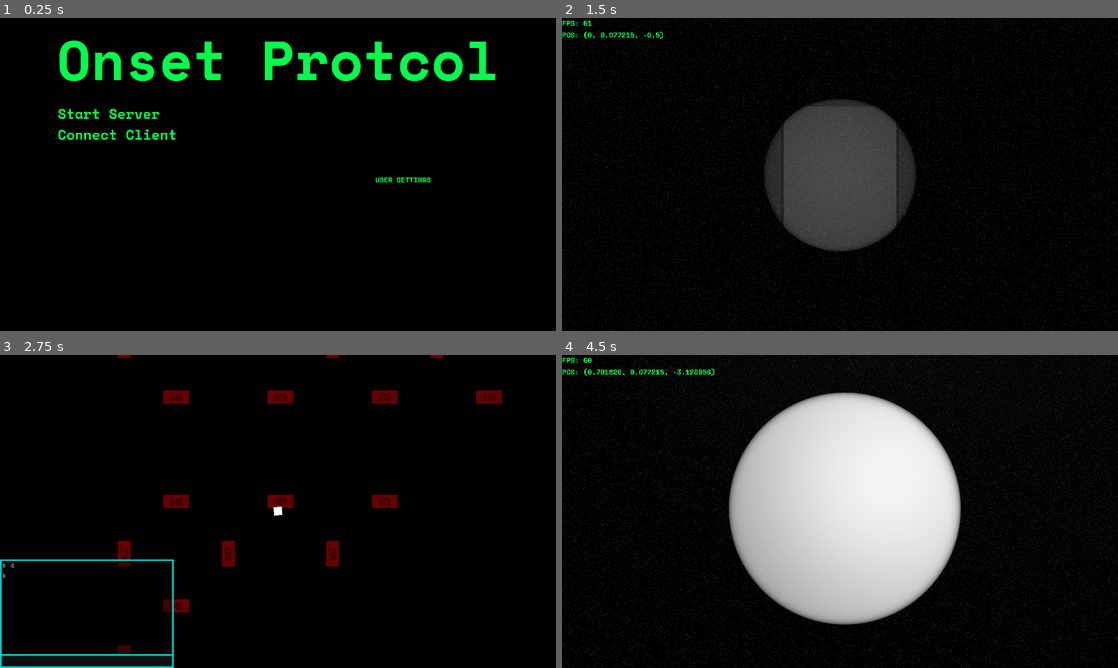
Above: before the commit, frames 1-4 (two rows, left to right).
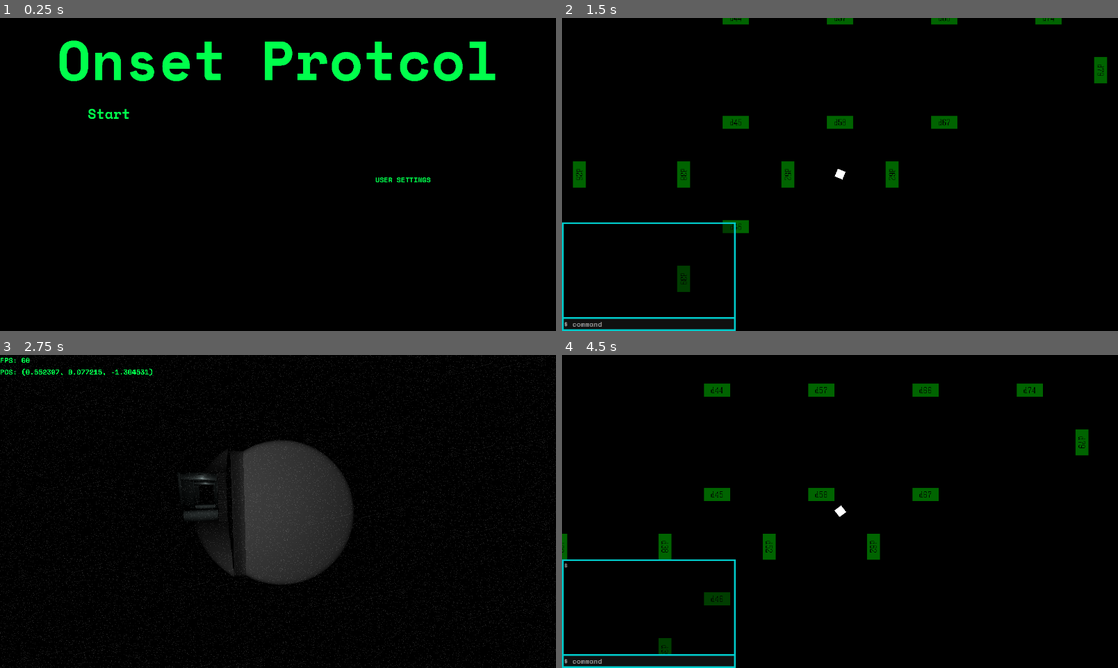
Above: after the commit, the same moments.

Repository: sirarandor/onset-protocol
Game: Godot game, scene res://scenes/base/Main.tscn
Two runs of this game, one before a commit and one after it. Both use one fixed random seed, a clock stepped at 60 frames per second and the inputs below.
Inputs (mouse positions are in pixels of both pictures, inside the frame that each line leads up to):
- Up to frame 1 (0.25 s): no input
- Up to frame 2 (1.5 s): click "Start Server" (after the commit: "Start") at 0.5 s; tap Enter (ui_accept) at 1.25 s; move the mouse to (867, 174) at 1.27 s; hold Up (ui_up) from 1.28 s (still down); hold Tab (onset_showsystem) from 1.28 s (still down)
- Up to frame 3 (2.75 s): keep holding Up (ui_up); tap Enter (ui_accept) at 1.52, 2.27 s; move the mouse to (250, 511) at 2.02 s; release Tab (onset_showsystem) at 2.03 s; tap Tab (onset_showsystem) at 2.1 s
- Up to frame 4 (4.5 s): move the mouse to (895, 442) at 2.77 s; release Up (ui_up) at 2.78 s; hold Right (ui_right) 2.78-3.53 s; hold Tab (onset_showsystem) 2.78-3.53 s; move the mouse to (834, 517) at 3.52 s; hold Up (ui_up) 3.53-4.28 s; tap Tab (onset_showsystem) at 3.6 s; tap Enter (ui_accept) at 3.77 s; move the mouse to (1006, 558) at 4.27 s; hold Left (ui_left) from 4.28 s (still down); hold Tab (onset_showsystem) from 4.28 s (still down)

The runs differ from the first frame. In frame 1, 0.6% of the frame differs, in the area x 10-32%, y 28-39%; in frame 2, 16%; in frame 3, 15%; in frame 4, 30%, in the area x 0-100%, y 0-100%.

Commit message:
Fixed menu, made all doors spawn open, improved player system

Diff:
--- a/scenes/base/Menu.tscn
+++ b/scenes/base/Menu.tscn
@@ -35,9 +35,11 @@
 offset_bottom = 54.0
 grow_vertical = 0
 theme_override_font_sizes/font_size = 32
-text = "Start Server"
+text = "Start
+"
 
 [node name="ConnectClient" type="Button" parent="Label"]
+visible = false
 layout_mode = 1
 anchors_preset = 2
 anchor_top = 1.0
--- a/scenes/living/Player/player.tscn
+++ b/scenes/living/Player/player.tscn
@@ -500,6 +500,7 @@
 title = "SYSTEM"
 initial_position = 1
 size = Vector2i(1280, 720)
+visible = false
 exclusive = true
 unresizable = true
 content_scale_mode = 1
@@ -556,7 +557,7 @@
 grow_horizontal = 2
 grow_vertical = 0
 theme_override_font_sizes/font_size = 16
-text = "4"
+placeholder_text = "$ command"
 max_length = 64
 
 [node name="TextEdit" type="TextEdit" parent="HUD/Window/System/Terminal"]
@@ -584,7 +585,7 @@
 offset_bottom = 40.0
 
 [node name="SubViewport" type="SubViewport" parent="."]
-size = Vector2i(1080, 720)
+size = Vector2i(1280, 720)
 
 [node name="ThirdPerson" type="Camera3D" parent="SubViewport"]
 transform = Transform3D(1, 0, 0, 0, -4.37114e-08, 1, 0, -1, -4.37114e-08, 0, 8, 0)
--- a/source/player/player_char.gd
+++ b/source/player/player_char.gd
@@ -9,6 +9,7 @@
 var cam
 var camh = 8
 var rng = RandomNumberGenerator
+var in_system
 
 # Get the gravity from the project settings to be synced with RigidBody nodes.
 var gravity = ProjectSettings.get_setting("physics/3d/default_gravity")
@@ -44,7 +45,7 @@
 	# As good practice, you should replace UI actions with custom gameplay actions.
 	var input_dir = Input.get_vector("ui_left", "ui_right", "ui_up", "ui_down")
 	var direction = (transform.basis * Vector3(input_dir.x, 0, input_dir.y)).normalized()
-	if direction:
+	if direction and !in_system:
 		velocity.x = direction.x * SPEED
 		velocity.z = direction.z * SPEED
 		$AnimationPlayer.play("player/p_walking")
@@ -68,15 +69,19 @@
 	move_and_slide()
 
 func _input(event):
-	if event.is_action_pressed("onset_showsystem"):
-		if $HUD/Window.visible:
-			$HUD/Window.hide()
-			Input.mouse_mode = Input.MOUSE_MODE_CAPTURED
-		else:
-			Input.mouse_mode = Input.MOUSE_MODE_CONFINED
-			$HUD/Window.show()
 
-	if event is InputEventMouseMotion:
+	if event.is_action_pressed("onset_showsystem") and !$HUD/Window.visible:
+		Input.mouse_mode = Input.MOUSE_MODE_CONFINED
+		$HUD/Window.show()
+		in_system = true
+	else:
+		$HUD/Window.hide()
+
+	if !$HUD/Window.visible:
+		Input.mouse_mode = Input.MOUSE_MODE_CAPTURED
+		in_system = false
+
+	if event is InputEventMouseMotion and !in_system:
 		self.rotate_y(deg_to_rad(-event.relative.x*mouse_sens))
 		$FirstPerson.rotate_x(deg_to_rad(-event.relative.y*mouse_sens))
 
--- a/source/ship/door.gd
+++ b/source/ship/door.gd
@@ -36,9 +36,9 @@
 
 	$Sliding/Glyph/Sigil.text = name
 
-	state = "closed"
-	$AnimationPlayer.play("door_close")
-	$Sliding/Glyph.modulate = Color(100,0,0)
+	state = "open"
+	$AnimationPlayer.play("door_open")
+	$Sliding/Glyph.modulate = Color(0,100,0)
 
 #unc _process(delta):
 	#emit_signal("open_door")
--- a/source/ship/ship.gd
+++ b/source/ship/ship.gd
@@ -2,8 +2,8 @@
 
 const gen_floor = 1
 
-const SHIP_SIZE  = 256
-const SHIP_ROOMS = 100
+const SHIP_SIZE  = 320
+const SHIP_ROOMS = 96
 
 # This is a {Vector2 : int} dictionary
 var s_td : Dictionary
Not shown: 15 places in content/base.tres that only renumber resources
